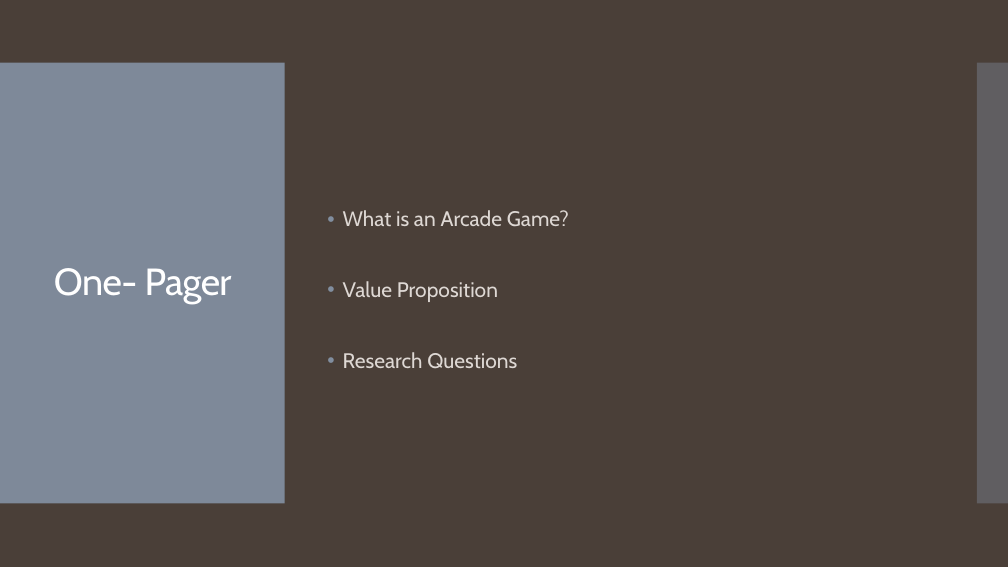
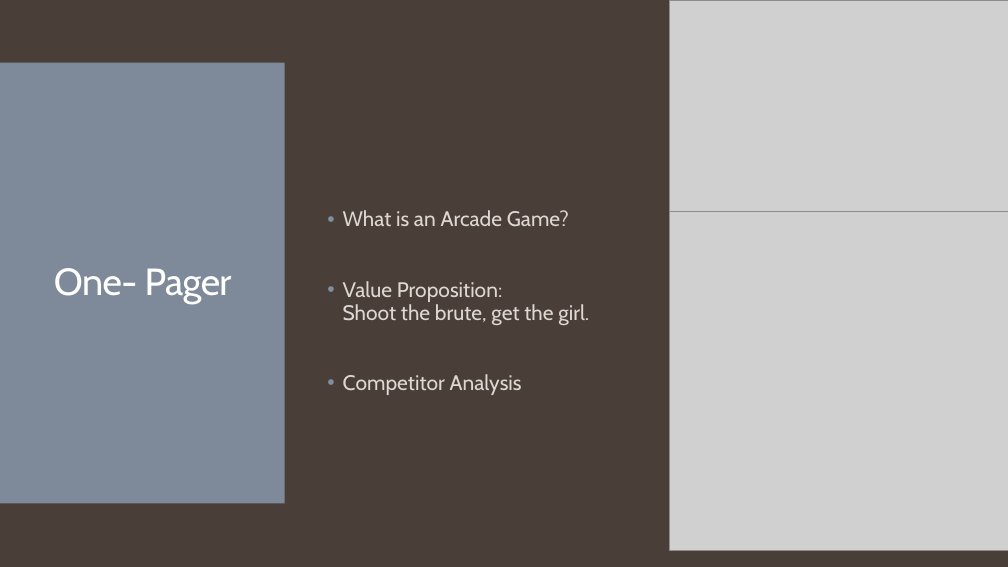
Before and after one commit to GlynLeine/lift-off, a slide deck: slide 3 of Presentations/MugShot Concept Pitch.pptx. Drawn at 1008x567 pixels with LibreOffice and Linux fonts; fonts in the diff are those of the drawing; grey boxes stand for pictures. Boxes give left, top, right and bottom in pixels: in the first picture for what was removed or moved away, otherwise in the second. Text is boxed around its words. In the diff, an @@ line names an element or a change of style, - is before the commit and + after.

Commit message:
added pictures

```diff
--- a/Presentations/MugShot Concept Pitch.pptx
+++ b/Presentations/MugShot Concept Pitch.pptx
@@ picture added at box(669, 0, 1008, 212) @@
@@ picture added at box(669, 212, 1008, 551) @@
@@ text at box(343, 281, 589, 395): text changed @@
-• Value Proposition
-• Research Questions
+• Value Proposition:
+  Shoot the brute, get the girl.
+• Competitor Analysis
```
Also in this commit, not shown: 1 other slide changed, 1 slide added, 1 slide removed.
